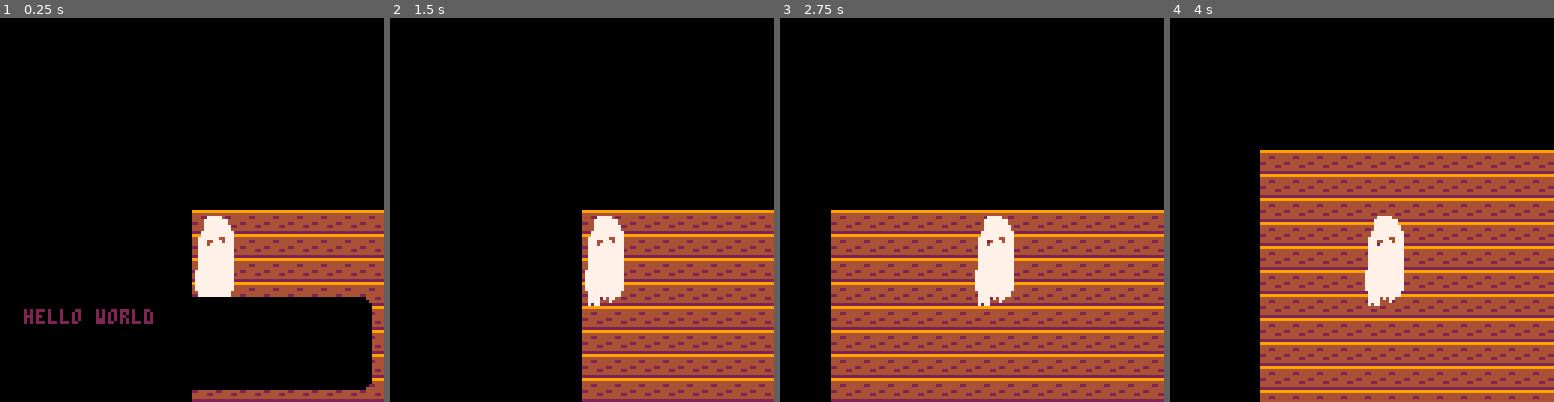
Above: before the commit, frames 1-4 (left to right).
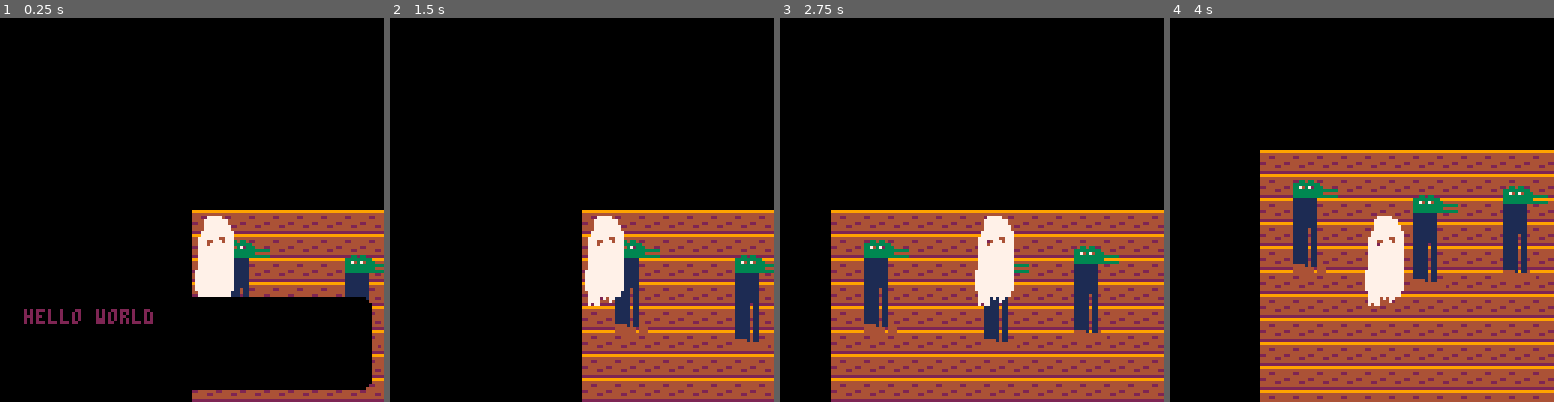
Above: after the commit, the same moments.

Repository: Alfie-Edwards/jaccuse
Game: PICO-8 cartridge game.p8
Two runs of this game, one before a commit and one after it. Both use one fixed random seed, a clock stepped at 60 frames per second and the inputs below.
Inputs (mouse positions are in pixels of both pictures, inside the frame that each line leads up to):
- Up to frame 1 (0.25 s): no input
- Up to frame 2 (1.5 s): tap X (X key) at 0.33, 1.07 s; click (670, 121) at 0.67 s; tap O (Z key) at 0.7 s; click (436, 267) at 1.22 s
- Up to frame 3 (2.75 s): hold Right 1.6-2.1 s; tap O (Z key) at 1.7, 2.1, 2.5 s; click (887, 114) at 1.77 s; tap X (X key) at 1.85 s; hold Up 2.15-2.42 s; click (952, 259) at 2.32 s; hold Right from 2.47 s (still down)
- Up to frame 4 (4 s): click (1404, 106) at 2.87 s; tap O (Z key) at 2.9, 3.3, 3.7 s; tap X (X key) at 2.97 s; release Right at 3.03 s; hold Left 3.08-3.58 s; click (1465, 256) at 3.42 s; hold Down 3.63-3.97 s; click (1231, 102) at 3.97 s

The runs differ from the first frame. In frame 1, 1.4% of the frame differs, in the area x 60-100%, y 57-86%; in frame 2, 2.6%; in frame 3, 3.6%; in frame 4, 4.4%, in the area x 32-99%, y 42-71%.

Commit message:
Add basic scenario

Diff:
--- a/game.p8
+++ b/game.p8
@@ -4,7 +4,8 @@
 
 #include mouse.lua
 #include player.lua
-#include text.lua
+#include scenario.lua
+#include speech.lua
 
 
 -- init ------------------------
@@ -13,6 +14,7 @@
 function _init()
 	init_mouse()
 	init_player()
+	init_scenario()
 	init_speech()
 	say("hello world")
 end
@@ -39,6 +41,7 @@
 function _draw()
 	camera(player.x - 64, player.y - 64)
 	draw_bg()
+	draw_characters()
 	draw_player()
 
 	camera(0, 0)
--- /dev/null
+++ b/scenario.lua
@@ -0,0 +1,63 @@
+main = {
+	guilty = "a",
+	characters = {
+		{
+			x = 10,
+			y = 200,
+			sprite = 0,
+			dialogue = "Hello my name is a",
+		},
+		{
+			x = 10,
+			y = 10,
+			sprite = 2,
+			dialogue = "Hello my name is b",
+		},
+		{
+			x = 50,
+			y = 15,
+			sprite = 4,
+			dialogue = "Hello my name is c",
+		},
+		{
+			x = 80,
+			y = 12,
+			sprite = 6,
+			dialogue = "Hello my name is d",
+		},
+		{
+			x = 200,
+			y = 200,
+			sprite = 8,
+			dialogue = "Hello my name is e",
+		},
+		{
+			x = 100,
+			y = 230,
+			sprite = 10,
+			dialogue = "Hello my name is f",
+		},
+		{
+			x = 120,
+			y = 230,
+			sprite = 12,
+			dialogue = "Hello my name is g",
+		},
+		{
+			x = 70,
+			y = 90,
+			sprite = 14,
+			dialogue = "Hello my name is h",
+		}
+	}
+}
+
+function init_scenario()
+	scenario = main
+end
+
+function draw_characters()
+	for _, character in ipairs(scenario.characters) do
+		spr(character.sprite, character.x, character.y, 2, 4)
+	end
+end
Not shown, changed: 32 lines of the sprite sheet (__gfx__) section of game.p8
Renamed: text.lua -> speech.lua
Not shown, added: .gitignore
